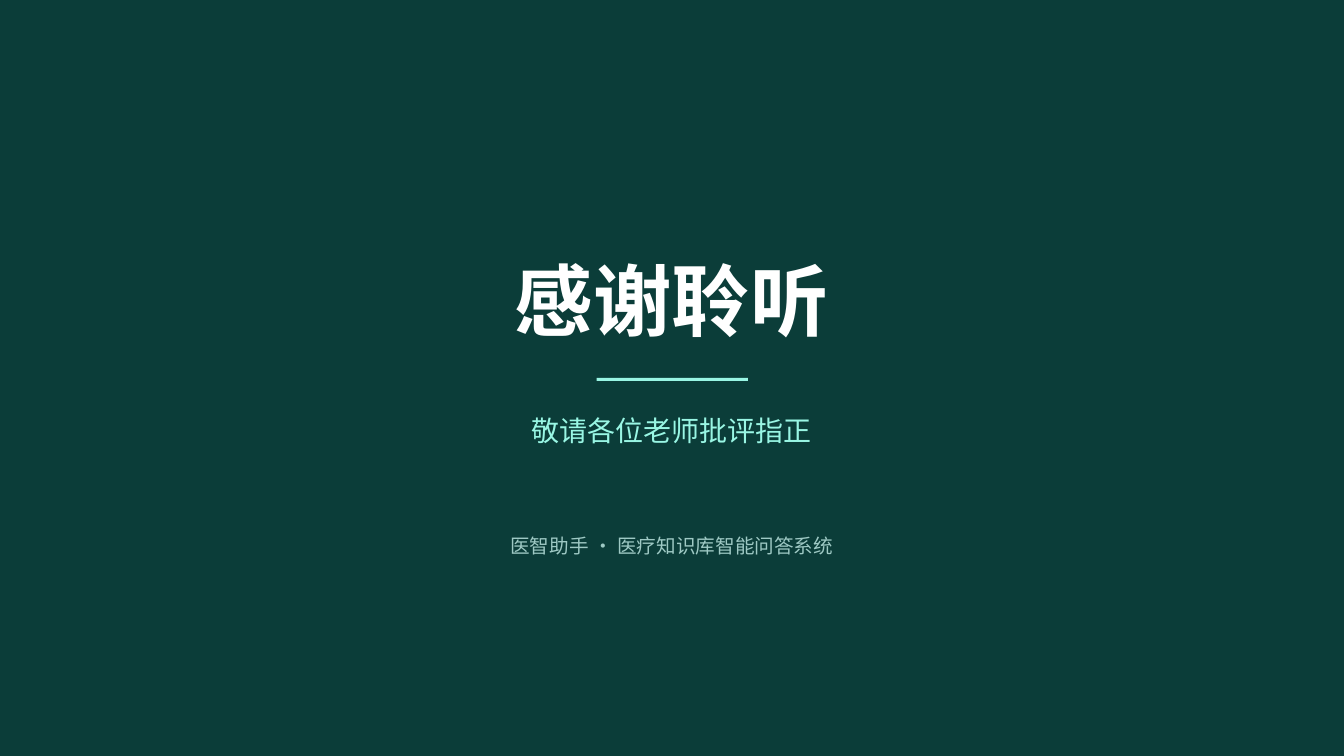
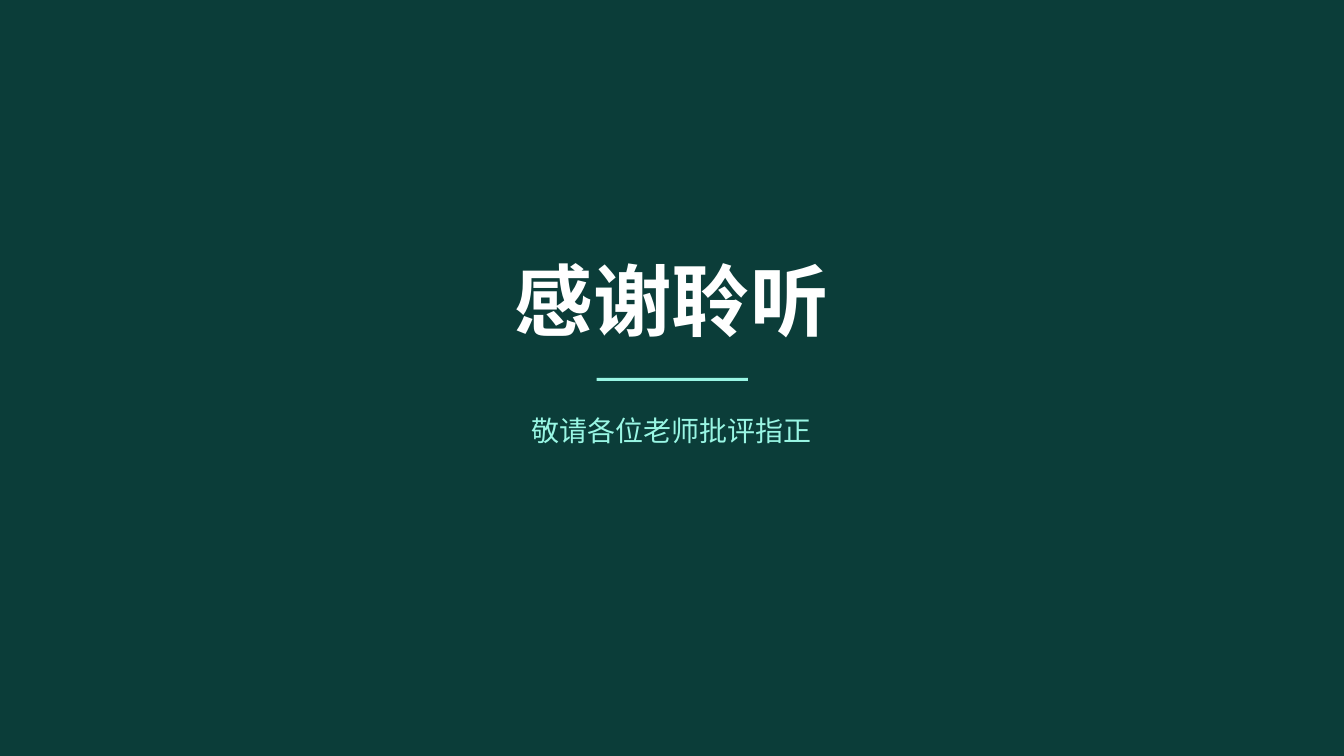
Before and after one commit to SFANBLOG/medical-assistant-master, a slide deck: slide 27 of 医智助手-项目答辩.pptx. Drawn at 1344x756 pixels with LibreOffice and Linux fonts; fonts in the diff are those of the drawing. Boxes give left, top, right and bottom in pixels: in the first picture for what was removed or moved away, otherwise in the second. Text is boxed around its words. In the diff, an @@ line names an element or a change of style, - is before the commit and + after.

```diff
--- a/医智助手-项目答辩.pptx
+++ b/医智助手-项目答辩.pptx
@@ text removed at (510, 536, 833, 555) @@
-医智助手 · 医疗知识库智能问答系统
```
Also in this commit, not shown: 2 other slides changed, 2 other files.
